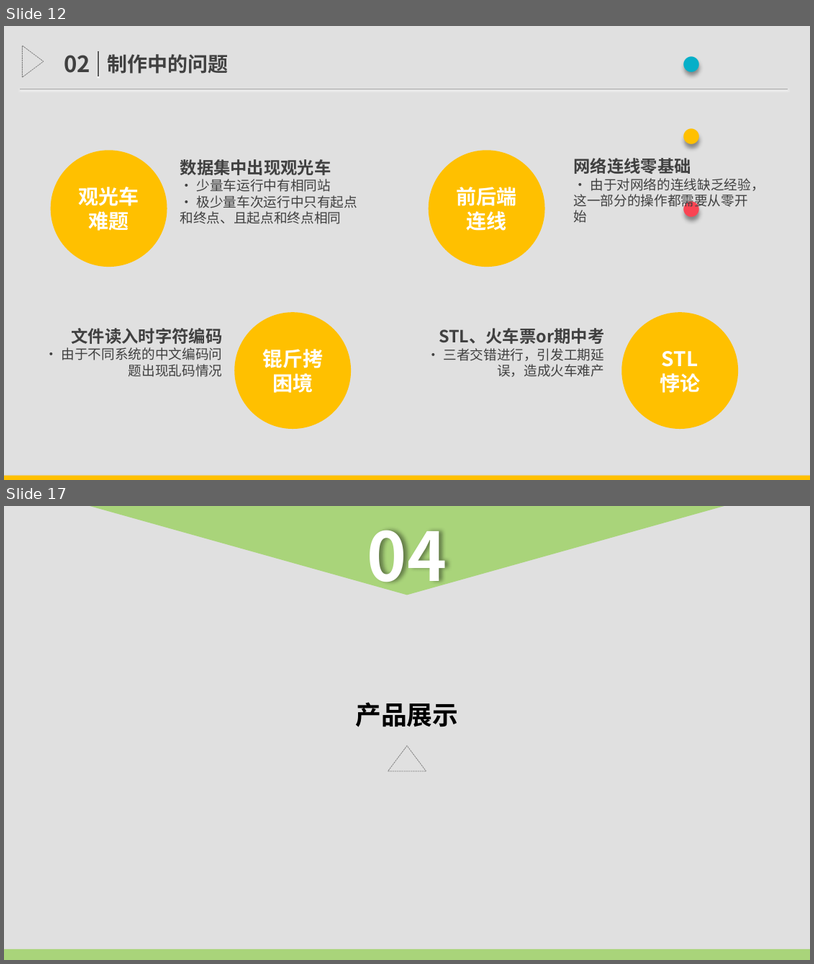
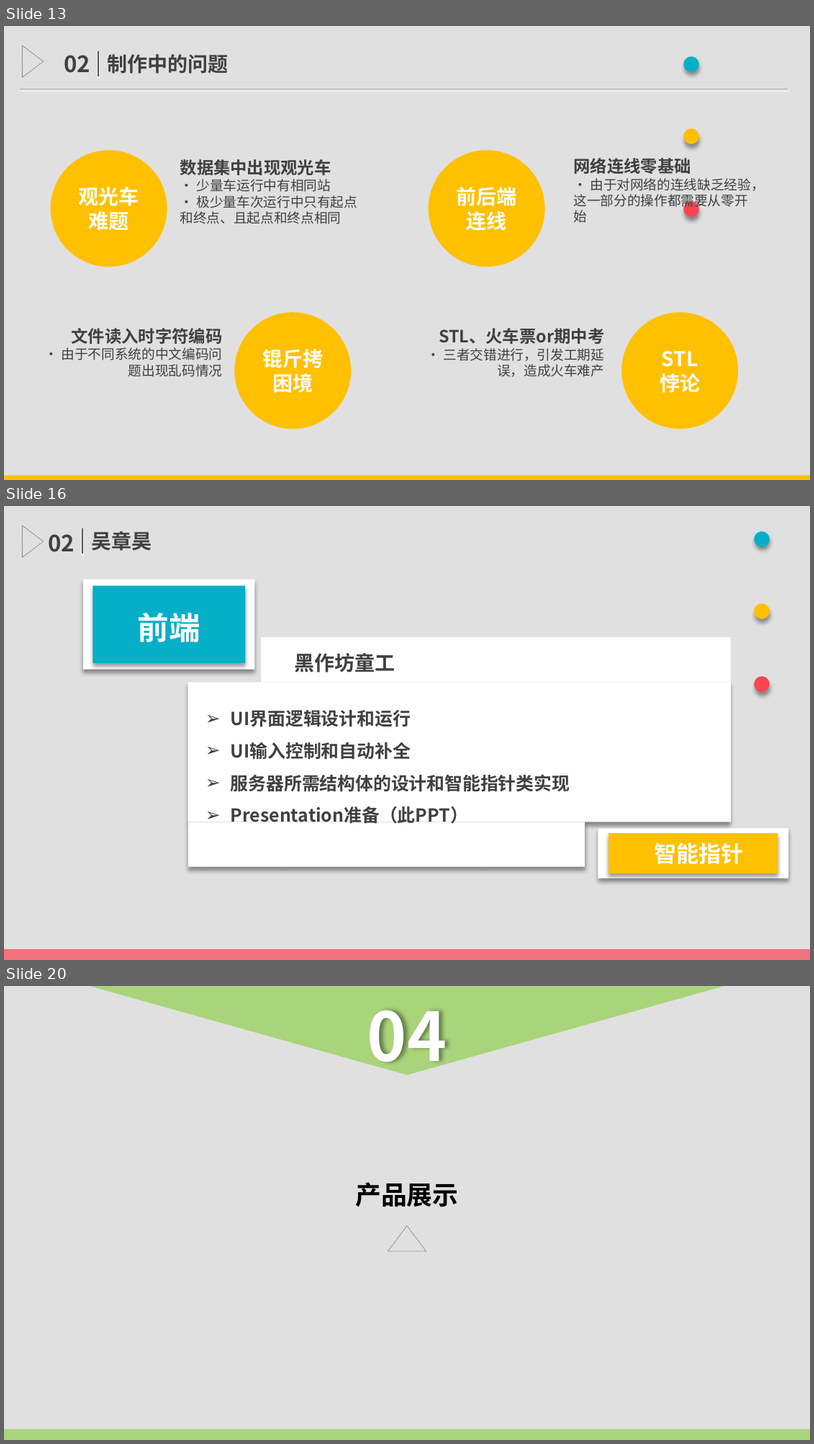
Before and after one commit to TimerChen/TrainTickets, a slide deck: Presentation/presentation.pptx. Shown one above the other, each under a label of ours: slides 12 and 17 before the commit, slides 13, 16 and 20 after it; the slides between them are not shown. The pictures are 814x964 and 814x1444 pixels, drawn with LibreOffice and Linux fonts; fonts in the diff are those of the drawing. Boxes give left, top, right and bottom in pixels: in the first picture for what was removed or moved away, otherwise in the second. Text is boxed around its words. In the diff, an @@ line names an element or a change of style, - is before the commit and + after.

```diff
--- a/Presentation/presentation.pptx
+++ b/Presentation/presentation.pptx
@@ slide 16 added at (4, 506, 810, 960), background #FFFFFF @@
@@ rectangle added at (4, 506, 810, 960), fill #000000 at 12% opacity @@
@@ flow chart merge added at (22, 525, 43, 557), outline #808080 0.5 pt dashed @@
@@ text added at (668, 506, 801, 579), 54 pt, text #05AFC8, bold @@
+· · ·
@@ text added at (48, 534, 75, 552), 20 pt, text #404040, bold @@
+02
@@ line added from (82, 554) to (82, 528), #595959 1.5 pt @@
@@ text added at (91, 531, 152, 551), 18 pt, text #404040, bold @@
+吴章昊
@@ rectangle added at (83, 579, 255, 669), fill #FFFFFF @@
@@ rectangle added at (93, 586, 245, 663), fill #05AFC8 @@
@@ text added at (138, 613, 201, 642), 28 pt, text #FFFFFF, bold @@
+前端
@@ rectangle added at (261, 636, 731, 682), fill #FFFFFF @@
@@ text added at (294, 653, 395, 672), 18 pt, text #404040, bold @@
+黑作坊童工
@@ rectangle added at (188, 682, 730, 821), fill #FFFFFF @@
@@ text added at (231, 710, 570, 824), 16 pt, text #404040, bold @@
+➢ UI界面逻辑设计和运行
+➢ UI输入控制和自动补全
+➢ 服务器所需结构体的设计和智能指针类实现
+➢ Presentation准备（此PPT）
@@ rectangle added at (188, 821, 584, 867), fill #FFFFFF @@
@@ rectangle added at (598, 828, 789, 878), fill #FFFFFF @@
@@ rectangle added at (609, 833, 778, 873), fill #FFC000 @@
@@ text added at (654, 842, 744, 864), 20 pt, text #FFFFFF, bold @@
+智能指针
@@ rectangle added at (4, 949, 810, 960), fill #FA4453 at 70% opacity @@
@@ what was slide 12 is now slide 13 @@
@@ what was slide 17 is now slide 20 @@
```
Also in this commit, not shown: 3 slides changed, 5 other slides added, 4 slides removed, 1 other file.
